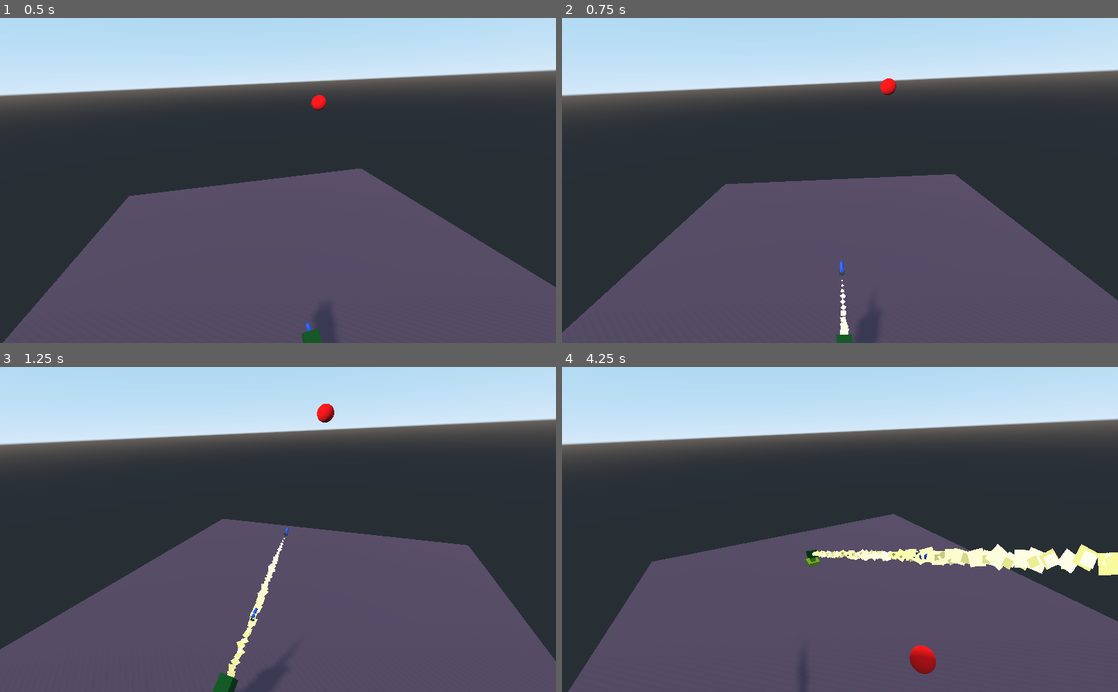
Above: before the commit, frames 1-4 (two rows, left to right).
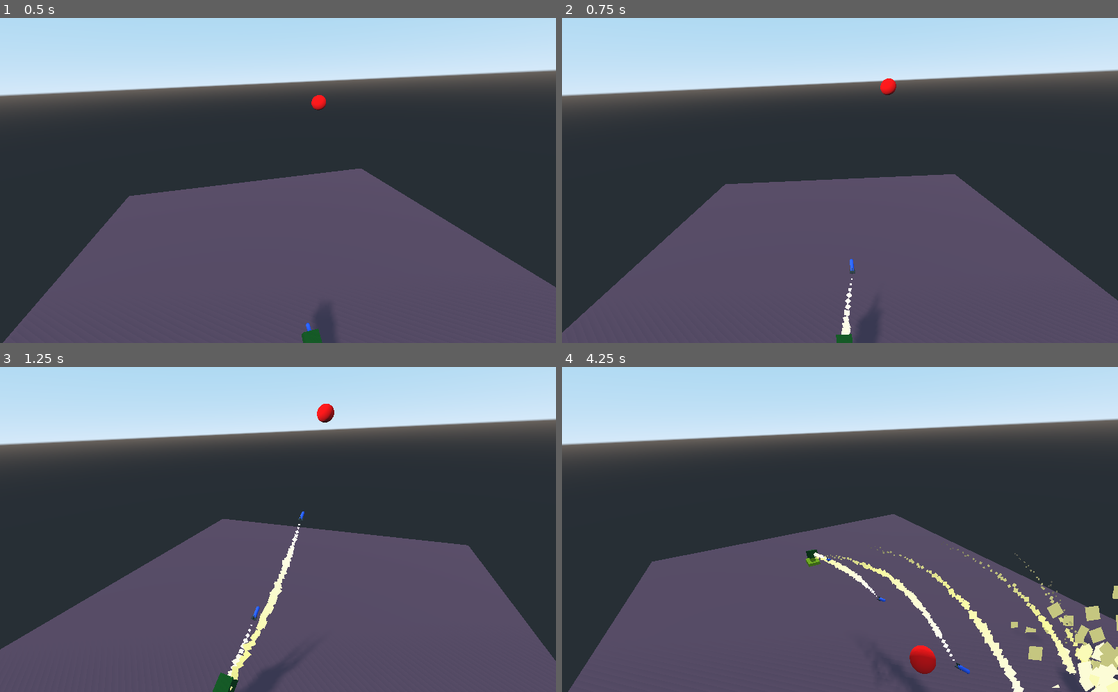
Above: after the commit, the same moments.

Repository: mc-carthy/gdAiBoilerplates
Game: Godot game, scene res://World.tscn
The game is run twice, just before and just after one commit, with the same random seed, the same clock (stepped at 60 frames per second) and the same inputs.
Inputs:
- Up to frame 1 (0.5 s): no input
- Up to frame 2 (0.75 s): no input
- Up to frame 3 (1.25 s): no input
- Up to frame 4 (4.25 s): no input

Frame 1 is identical in both runs. In frame 2, 0.2% of the frame differs, in the area x 49-53%, y 74-98%; in frame 3, 1.0%; in frame 4, 5.8%, in the area x 43-100%, y 54-100%.

Commit message:
Initial translation work for homing missile done

Diff:
--- a/HomingMissiles/Missile.gd
+++ b/HomingMissiles/Missile.gd
@@ -5,16 +5,27 @@
 var move_speed = 0.0
 var exploded = false
 
+var face_target_x
+var face_target_y
 
 func setup(_target, _move_speed, turn_speed):
 	target = _target
 	move_speed = _move_speed
+	face_target_x = $FaceTargetY/FaceTargetX
+	face_target_y = $FaceTargetY
+
+	face_target_x.turn_speed = turn_speed
+	face_target_y.turn_speed = turn_speed
 
 func _physics_process(delta):
 	if !is_instance_valid(target):
 		return
 
-	var move_dir = -global_transform.basis.z
+	var target_pos = target.global_transform.origin
+	face_target_y.face_point(target_pos, delta)
+	face_target_x.face_point(target_pos, delta)
+
+	var move_dir = -$FaceTargetY/FaceTargetX/DirectionRef.global_transform.basis.z
 	var coll = move_and_collide(move_dir * move_speed * delta)
 
 	if coll:
--- a/HomingMissiles/Missile.tscn
+++ b/HomingMissiles/Missile.tscn
@@ -1,6 +1,7 @@
-[gd_scene load_steps=15 format=2]
+[gd_scene load_steps=16 format=2]
 
 [ext_resource path="res://Missile.gd" type="Script" id=1]
+[ext_resource path="res://FaceTarget.gd" type="Script" id=2]
 
 [sub_resource type="SphereShape" id=1]
 
@@ -124,5 +125,14 @@
 one_shot = true
 autostart = true
 
+[node name="FaceTargetY" type="Spatial" parent="."]
+script = ExtResource( 2 )
+
+[node name="FaceTargetX" type="Spatial" parent="FaceTargetY"]
+transform = Transform( -4.37114e-08, -1, 0, 1, -4.37114e-08, 0, 0, 0, 1, 0, 0, 0 )
+script = ExtResource( 2 )
+
+[node name="DirectionRef" type="Spatial" parent="FaceTargetY/FaceTargetX"]
+
 [connection signal="timeout" from="DeleteTimer" to="." method="queue_free"]
 [connection signal="timeout" from="ExplodeTimer" to="." method="explode"]
